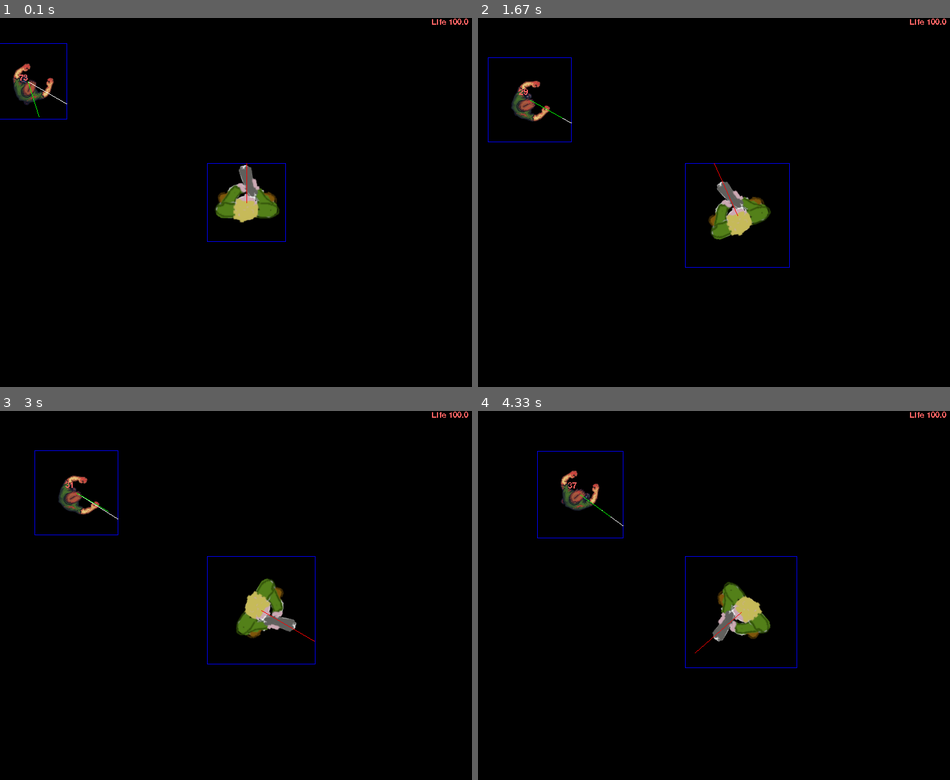
Above: before the commit, frames 1-4 (two rows, left to right).
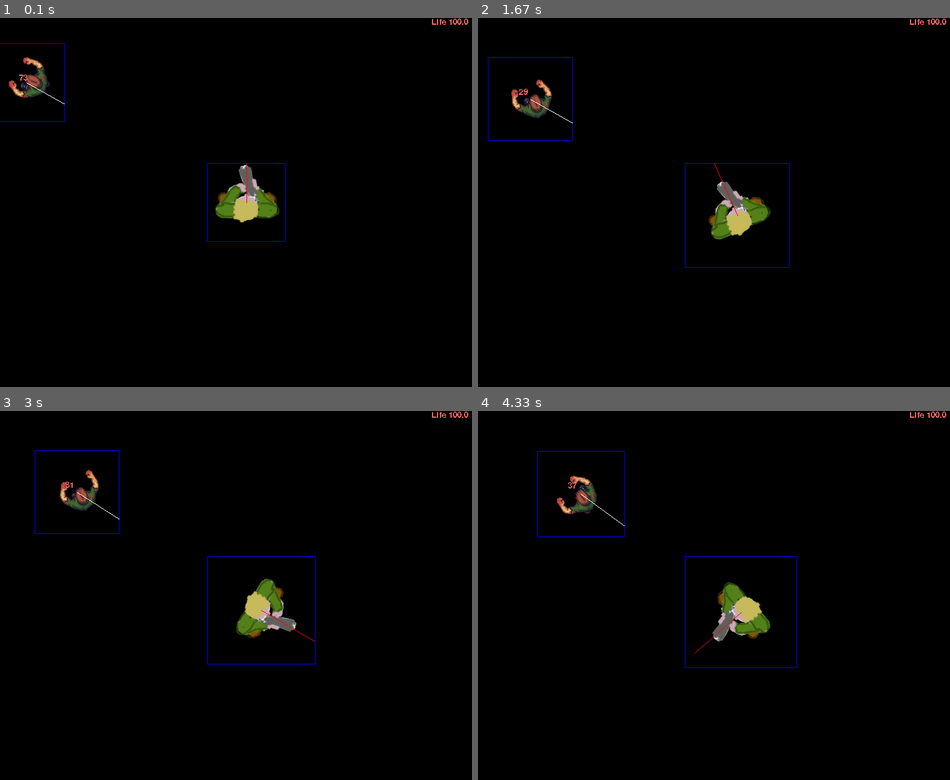
Above: after the commit, the same moments.

Repository: mastah43/zombie-pygame
Game: pygame game, started from zombie_attack.py
Two runs of this game, one before a commit and one after it. Both use one fixed random seed, a clock stepped at 60 frames per second and the inputs below.
Inputs:
- Up to frame 1 (0.1 s): no input
- Up to frame 2 (1.67 s): tap Space at 0.33 s; hold Right 0.67-1.13 s; hold Right 1.17-1.63 s
- Up to frame 3 (3 s): hold Left 1.67-2.2 s; hold Left 2.23-2.63 s; hold Right from 2.67 s (still down)
- Up to frame 4 (4.33 s): release Right at 3.3 s; hold Left 3.33-3.8 s; hold Right 3.83-4.3 s

The runs differ from the first frame. In frame 1, 0.8% of the frame differs, in the area x 0-15%, y 6-29%; in frame 2, 0.8%; in frame 3, 0.8%; in frame 4, 0.8%.

Commit message:
refactored zombie hitting player via bullet subclass

Diff:
--- a/zombie_attack/bullet.py
+++ b/zombie_attack/bullet.py
@@ -2,18 +2,21 @@
 import logging
 from . import animation
 from . import identifiable
+from . import life
 from .gfx import gfx
 
 
 _log = logging.getLogger(__name__)
 
 
-class Bullet(pygame.sprite.Sprite, identifiable.Identifiable):
+class Bullet(pygame.sprite.Sprite, identifiable.Identifiable, life.Life):
     TIME_TO_LIVE = 1000
+    containers = None
 
     def __init__(self, position, direction, speed):
-        pygame.sprite.Sprite.__init__(self)
+        pygame.sprite.Sprite.__init__(self, self.containers)
         identifiable.Identifiable.__init__(self)
+        life.Life.__init__(self, hit_points=1, time_to_live=self.TIME_TO_LIVE)
         self.direction = direction
         self.speed = speed
         self.image = gfx.get_image_bullet()
@@ -24,17 +27,19 @@
         _log.debug(f"{self} created with direction {self.direction} and speed {self.speed}")
 
     def update(self, *args):
-        self.move_in_shot_direction()
-        self.kill_if_timeout()
+        life.Life.update(self)
+        self._move_in_shot_direction()
 
-    def move_in_shot_direction(self):
+    def _move_in_shot_direction(self):
         distances_delta = animation.value_sec_by_delta_time(self.speed)
-        self.rect = self.rect.move(self.direction[0] * distances_delta, self.direction[1] * distances_delta)
-
-    def kill_if_timeout(self):
-        if pygame.time.get_ticks() - self.time_created > Bullet.TIME_TO_LIVE:
-            _log.debug(f"{self} killed after timeout")
-            self.kill()
+        self.rect.move_ip(self.direction[0] * distances_delta, self.direction[1] * distances_delta)
 
     def get_attack_points(self):
         return 5.
+
+
+class Slash(Bullet):
+
+    def __init__(self, target_position):
+        Bullet.__init(position=target_position, direction=(0, 0), speed=0)
+        self.image = None  # TODO add animated visualization of slash
--- a/zombie_attack/game.py
+++ b/zombie_attack/game.py
@@ -6,6 +6,7 @@
 from . import zombie_group
 from . import blood
 from . import life
+from . import bullet
 from .sfx import sfx
 
 
@@ -30,13 +31,14 @@
 
         screen_rect: pygame.sprite.Rect = self.screen.get_rect()
         player_pos_initial = (screen_rect.centerx, screen_rect.centery)
-        self.player = player.Player(position=player_pos_initial, add_bullet=self.add_bullet)
+        self.player = player.Player(position=player_pos_initial)
         self.players = pygame.sprite.RenderPlain(self.player)
         self.bullets = pygame.sprite.RenderPlain()
 
         self.zombies = zombie_group.ZombieGroup(self._create_spawn_rects(screen_rect))
         self.effects = pygame.sprite.RenderPlain()
 
+        bullet.Bullet.containers = self.bullets
         blood.Blood.containers = self.effects
         life.ScoreIncrease.containers = self.effects
 
@@ -54,9 +56,6 @@
     def _play_music(self):
         pygame.mixer.music.load("zombie_attack/music/random silly chip song.ogg")
         pygame.mixer.music.play(-1)
-
-    def add_bullet(self, bullet):
-        self.bullets.add(bullet)
 
     def _handle_input(self):
         for event in pygame.event.get():
--- a/zombie_attack/player.py
+++ b/zombie_attack/player.py
@@ -24,7 +24,7 @@
         rect = pygame.sprite.Rect((x, y), (size, size))
         return rect
 
-    def __init__(self, position, add_bullet):
+    def __init__(self, position):
         pygame.sprite.Sprite.__init__(self)
         life.Life.__init__(self, self.HIT_POINTS_INITIAL,
                            hit_point_regenerate_period=self.HIT_POINTS_REGENERATE_PERIOD)
@@ -33,7 +33,7 @@
         self.image = pygame.Surface(self.rect.size)
         _log.debug("created player on position {position}")
         self._rotation_degrees = 0
-        self._weapon = weapon.Weapon(add_bullet)
+        self._weapon = weapon.Weapon()
         self._turn_degrees_per_sec = 360
 
     def update(self, *args):
--- a/zombie_attack/weapon.py
+++ b/zombie_attack/weapon.py
@@ -11,10 +11,9 @@
     RELOAD_PROGRESS_PER_SEC = 10
     BULLET_SPEED = 600
 
-    def __init__(self, add_bullet):
+    def __init__(self):
         pygame.sprite.Sprite.__init__(self)
         self.reload_progress = 1.
-        self.add_bullet = add_bullet
         self.rect = pygame.Rect((0, 0), (1, 1))
         self.direction = (0, 1)
 
@@ -32,19 +31,16 @@
             position[0] - self.rect.left,
             position[1] - self.rect.top)  # TODO improve
         self.direction = direction
-        _log.debug("weapon at %s pointing to %s", self.rect.center, self.direction)
+        _log.debug(f"weapon at {self.rect.center} pointing to {self.direction}")
 
     def trigger(self):
         if self.reload_progress >= 1:
             _log.debug("weapon fires")
             sfx.play_shot_pistol()
-            self.add_bullet(bullet.Bullet(
+            bullet.Bullet(
                 position=self.rect.center,
                 direction=self.direction,
-                speed=self.BULLET_SPEED))
+                speed=self.BULLET_SPEED)
             self.reload_progress = 0
         else:
             _log.debug("weapon not reloaded - cannot fire")
-
-    def move(self, xy_delta):
-        self.rect.move_ip(xy_delta)
--- a/zombie_attack/zombie.py
+++ b/zombie_attack/zombie.py
@@ -8,16 +8,21 @@
 from . import life
 from . import identifiable
 from . import blood
+from . import bullet
+
+ATTACK_DISTANCE = 0
 
 _random = random.Random()
 _log = logging.getLogger(__name__)
 
 
 class Zombie(pygame.sprite.Sprite, life.Life, identifiable.Identifiable):
-    ROTATION_IMAGE = 0  # zombie is facing right in images
+    ROTATION_IMAGE = -90  # zombie is facing right in images
     HIT_POINTS = 10
     TIME_TO_LIVE = 10000000  # TODO 10000
     SCORE = 50
+    LINE_LENGTH_TARGET_DIRECTION = 50
+    LINE_LENGTH_FACING_DIRECTION = 60
 
     @staticmethod
     def _create_rect(position: typing.Tuple[int, int], size: int) -> pygame.sprite.Rect:
@@ -60,7 +65,7 @@
         _log.debug(f"scaling {self} to {self.rect.size}" +
                    f" onto image sized {image_org.get_rect().size}")
         scale = self.rect.width / image_org.get_rect().width
-        rotation_image = (self._rotation_degrees - Zombie.ROTATION_IMAGE) % 360
+        rotation_image = (self._rotation_degrees - self.ROTATION_IMAGE) % 360
         _log.debug(
             f"{self} rotation {self._rotation_degrees} and image {rotation_image}" +
             f" using const {self.ROTATION_IMAGE}")
@@ -69,6 +74,8 @@
 
         self._draw_rotation_degrees()
         self._draw_boundary()
+        self._draw_line_target_direction()
+        self._draw_line_facing_direction()
 
         # TODO why does render_to not exist?
         #font.render_to(surf=self.image, dest=self.image, text=text,
@@ -87,72 +94,88 @@
             self.image.get_rect(),
             1)
 
+    def _draw_line_target_direction(self):
+        dx, dy = self._get_distance_xy_target()
+        color = pygame.Color('white')
+        length = self.LINE_LENGTH_TARGET_DIRECTION
+        self._draw_line_direction(color, dx, dy, length)
+
+    def _draw_line_facing_direction(self):
+        dx, dy = self._get_distance_xy_target()
+        color = pygame.Color('white')
+        length = self.LINE_LENGTH_FACING_DIRECTION
+        self._draw_line_direction(color, dx, dy, length)
+
+    def _draw_line_direction(self, color, dx, dy, length):
+        rect = self.image.get_rect()
+        pygame.draw.line(
+            self.image,
+            color,
+            rect.center,
+            (
+                rect.centerx + (dx * length),
+                rect.centery + (dy * length)
+            ))
+
     def update(self, *args):
         life.Life.update(self)
         self._move_to_target()
+        self._draw()
 
     def _move_to_target(self):
-        draw_funcs = []
+        self._turn_towards_target()
+        self._move_forward_to_attack()
+        self._draw()
 
+    def _move_forward_to_attack(self):
+        distance = self._get_distance_to_target()
+        if distance > ATTACK_DISTANCE:
+            self._move_forward()
+        else:
+            bullet.Slash(target_position=self.target_position)
+
+    def _get_distance_to_target(self):
+        dx, dy = self._get_distance_xy_target()
+        distance = math.sqrt((dx * dx) + (dy * dy))
+        return distance
+
+    def _get_distance_xy_target(self):
         tx = self.target_position[0]
         ty = self.target_position[1]
         dx = tx - self.rect.centerx
         dy = ty - self.rect.centery
+        return dx, dy
 
-        def draw_line_target_direction():
-            rect = self.image.get_rect()
-            pygame.draw.line(
-                self.image,
-                pygame.Color('white'),
-                rect.center,
-                (
-                    rect.centerx + (dx * 50),
-                    rect.centery + (dy * 50)
-                ))
+    def _move_forward(self):
+        mx, my = self._get_direction_facing()
+        _log.debug(f"{self} heading in direction {mx}, {my}")
+        m_length = math.sqrt((mx * mx) + (my * my))
+        if m_length > 0:
+            mx_normalized = mx / m_length
+            my_normalized = my / m_length
+            distance_delta = animation.value_sec_by_delta_time(self._move_distance_per_sec)
+            self._move((mx_normalized * distance_delta, my_normalized * distance_delta))
 
-        draw_funcs.append(draw_line_target_direction)
+    def _get_direction_facing(self):
+        rotation_radians = (self._rotation_degrees / 180.) * math.pi
+        mx = math.cos(rotation_radians)
+        my = math.sin(rotation_radians)
+        return mx, my
 
-        rotation_facing_target = int(math.atan2(dy, dx)/math.pi*180)
+    def _turn_towards_target(self):
+        dx, dy = self._get_distance_xy_target()
+        self._turn_towards_direction(dx, dy)
+
+    def _turn_towards_direction(self, dx, dy):
+        rotation_facing_target = int(math.atan2(dy, dx) / math.pi * 180)
         rotation_delta = rotation_facing_target - self._rotation_degrees
         if rotation_delta != 0:
             rotation_direction = 1 if 0 < rotation_delta <= 180 else -1
-            rotation_delta_step = animation.value_sec_by_delta_time(self._turn_degrees_per_sec)*rotation_direction
+            rotation_delta_step = animation.value_sec_by_delta_time(self._turn_degrees_per_sec) * rotation_direction
             _log.debug(f"{self} with rotation {self._rotation_degrees}" +
                        f" turning by {rotation_delta_step} in direction {rotation_facing_target}")
             # TODO make turn angle stop at facing target
             self._rotation_degrees = (self._rotation_degrees + rotation_delta_step) % 360
-
-        distance = math.sqrt((dx * dx) + (dy * dy))
-
-        if distance > 0:
-            rotation_radians = (self._rotation_degrees/180.)*math.pi
-            mx = math.cos(rotation_radians)
-            my = math.sin(rotation_radians)
-            _log.debug(f"{self} heading in direction {mx}, {my}")
-
-            def draw_line_move_direction():
-                pygame.draw.line(
-                    self.image,
-                    pygame.Color('green'),
-                    self.image.get_rect().center,
-                    (
-                        self.image.get_rect().centerx + (mx * 60),
-                        self.image.get_rect().centery + (my * 60)
-                    ))
-
-            draw_funcs.append(draw_line_move_direction)
-
-            m_length = math.sqrt((mx * mx) + (my * my))
-            if m_length > 0:
-                mx_normalized = mx / m_length
-                my_normalized = my / m_length
-                distance_delta = animation.value_sec_by_delta_time(self._move_distance_per_sec)
-                self._move((mx_normalized * distance_delta, my_normalized * distance_delta))
-
-        self._draw()
-
-        for draw_func in draw_funcs:
-            draw_func()
 
     def _get_turn_degrees_by_delta_time(self):
         return animation.value_sec_by_delta_time(self._turn_degrees_per_sec)
